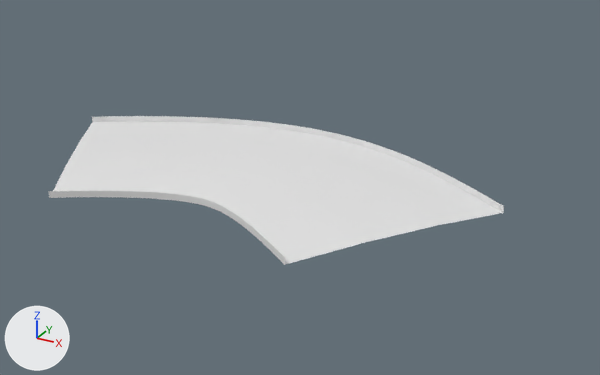
What one commit did to the glTF model public/assets/gen4/models/track-20.glb.
Before and after are seen from a 50 mm lens placed at (474.4, -542.7, 54.9), pointed at (419.5, -443.1, 5.1). Lighting does not change. The marker at lower left points along +X, +Y and +Z. The older version comes first. Vertices at exactly the same position are counted once.

Before the edit, the objects in view are built like this:
```python
me_track_20 = bpy.data.meshes.new('track-20')
me_track_20.from_pydata(...)  # 819 vertices, 1488 faces; spans x 375.2..449.6, y -467.7..-425.8, z 6.5..8.0
ob_track_20 = bpy.data.objects.new('track-20', me_track_20)
ob_track_20.location = (0.0, 0.0, 0.0)
```
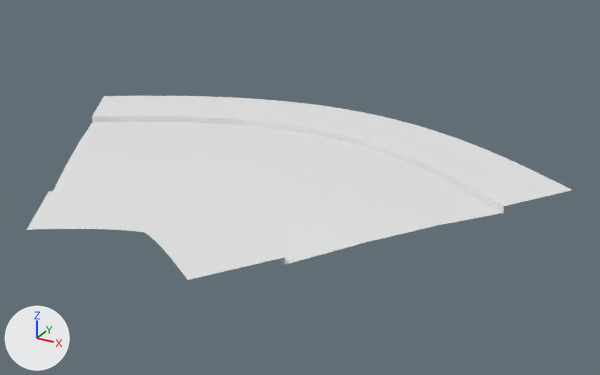
Changed parts and their boxes [x1, y1, x2, y2] in the pictures (600 x 375 px):
```json
{"object": "track-20", "change": "reshaped", "before": [49, 116, 504, 265], "after": [27, 96, 572, 280], "on screen": "20% wider, 23% taller"}
{"part": 1, "of": "me_track_20", "change": "added", "after": [27, 191, 284, 280]}
{"part": 2, "of": "me_track_20", "change": "added", "after": [92, 96, 572, 206]}
```

Scene script edits in JSON lines:
```json
{"block": "me_track_20", "where": "# used by ob_track_20; location = (0.0, 0.0, 0.0)"}
{"op": "remove", "block": "me_track_20", "code": "me_track_20.from_pydata(...)  # 819 vertices, 1488 faces; spans x 375.2..449.6, y -467.7..-425.8, z 6.5..8.0"}
{"op": "add", "block": "me_track_20", "code": "me_track_20.from_pydata(...)  # 945 vertices, 1736 faces; spans x 369.0..456.5, y -477.6..-413.8, z 6.5..8.0"}
{"block": "me_track_20", "change": "me_track_20 part 1"}
{"block": "me_track_20", "change": "58 vertices are added at x 398.2..423.4, y -477.0..-470.2, z 7.5..8.0"}
{"block": "me_track_20", "change": "5 new vertices lie (-6.0, -10.4, 0.0) away from vertices in x 425.7..430.2, y -467.2..-464.1, z 7.9..8.0"}
{"block": "me_track_20", "change": "124 new faces join them"}
{"block": "me_track_20", "change": "me_track_20 part 2"}
{"block": "me_track_20", "change": "63 vertices are added at x 369.0..456.5, y -431.4..-413.8, z 7.5..8.0"}
{"block": "me_track_20", "change": "124 new faces join them"}
```
